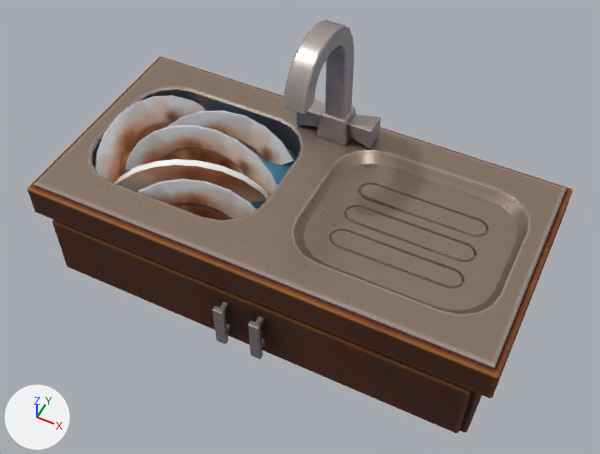
One commit to the glTF model public/overcooked/washSink.gltf: the scene before it, then after it.
The view is the same before and after, from a 50 mm lens placed at (2.14, -4.2, 5.36), pointed at (0.15, -0.24, 0.4). The lights are fixed; the arrows at lower left show +X, +Y and +Z. Where no turn or scale is listed for an object, it has been applied to the vertices. Vertices at the same position are counted once.

Objects in the first picture: 'dirtyPlate1', 'dirtyPlate2', 'dirtyPlate3', 'dirtyPlate4', 'dirtyPlate5', 'washSink'.
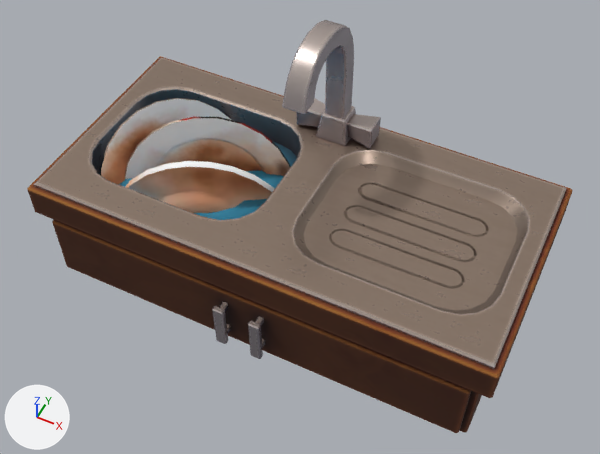
Commit message: update washSink model

Patch to the scene script:
```diff
--- a/public/overcooked/washSink.gltf.py
+++ b/public/overcooked/washSink.gltf.py
@@ me_object_3_001 @@
 me_object_3_001.from_pydata(...)  # 91 vertices, 137 faces; spans x -0.75..0.75, y -0.1..0.01, z 0.0..0.75
 # used by ob_dirtyplate1; parent = ob_dirtyplate; location = (-0.887, -0.00581, 0.0568); rotation_euler = (-0.215, -0.0854, 0.212), in degrees (-12, -4.9, 12)
+# me_object_3_001 part 1: texture (UV) coordinates of 137 of 137 faces, centred in x -0.73..0.74, y -0.09..0.0, z 0.04..0.74, changed; they spanned u 0.03..0.85, v 0.08..0.99 and now span u 0.01..0.98, v 0.09..0.98
 me_object_3_001.materials.append(mat_材质)
@@ me_object_3_006 @@
 me_object_3_006.from_pydata(...)  # 89 vertices, 131 faces; spans x -0.725..0.751, y -0.1..0.01, z -0.194..0.751
 # used by ob_dirtyplate3; parent = ob_dirtyplate; location = (-1.32, 0.0617, 0.0115); rotation_euler = (-0.681, -0.162, 1.426), in degrees (-39, -9.3, 82)
+# me_object_3_006 part 2: texture (UV) coordinates of 131 of 131 faces, centred in x -0.696..0.74, y -0.094..0.003, z -0.065..0.74, changed; they spanned u 0.03..0.85, v 0.05..0.99 and now span u 0.02..0.97, v 0.12..0.98
 me_object_3_006.materials.append(mat_材质)
@@ ob_dirtyplate1 @@
 ob_dirtyplate1.parent = ob_dirtyplate
-ob_dirtyplate1.location = (-0.887, -0.00581, 0.0568)
-ob_dirtyplate1.rotation_euler = (-0.215, -0.0854, 0.212)  # degrees (-12, -4.9, 12)
+ob_dirtyplate1.location = (-0.904, 0.107, 0.094)
+ob_dirtyplate1.rotation_euler = (-0.172, -0.102, 0.499)  # degrees (-10, -5.8, 29)
@@ ob_dirtyplate2 @@
 ob_dirtyplate2.parent = ob_dirtyplate
-ob_dirtyplate2.location = (-0.892, -0.266, -0.043)
-ob_dirtyplate2.rotation_euler = (-1.397, -0.0557, -2.945)  # degrees (-80, -3.2, -169)
+ob_dirtyplate2.location = (-0.819, -0.207, -0.0831)
+ob_dirtyplate2.rotation_euler = (-1.396, -0.0475, -2.921)  # degrees (-80, -2.7, -167)
 ob_dirtyplate2.scale = (2.72, 2.72, 2.72)
@@ ob_dirtyplate3 @@
 ob_dirtyplate3.parent = ob_dirtyplate
-ob_dirtyplate3.location = (-1.32, 0.0617, 0.0115)
-ob_dirtyplate3.rotation_euler = (-0.681, -0.162, 1.426)  # degrees (-39, -9.3, 82)
+ob_dirtyplate3.location = (-1.223, 0.0569, 0.0223)
+ob_dirtyplate3.rotation_euler = (-0.605, -0.134, 1.2)  # degrees (-35, -7.7, 69)
@@ ob_dirtyplate4 @@
-ob_dirtyplate4 = bpy.data.objects.new('dirtyPlate4', me_object_3_005)
-ob_dirtyplate4.location = (-0.871, 0.227, -0.065)
@@ ob_dirtyplate5 @@
-ob_dirtyplate5 = bpy.data.objects.new('dirtyPlate5', me_object_3_004)
-ob_dirtyplate5.location = (-0.684, -0.536, -0.078)
```

Where the change shows, as pixel boxes [x1, y1, x2, y2] in the pictures (600 x 454 px):
'dirtyPlate1', surface changed, moved, turned
    before: [125, 125, 278, 196]
    after: [125, 116, 290, 179]
'dirtyPlate2', moved, turned
    before: [115, 159, 269, 202]
    after: [125, 161, 274, 213]
'dirtyPlate3', surface changed, moved, turned
    before: [95, 95, 206, 183]
    after: [100, 98, 231, 184]
'dirtyPlate5', deleted
    before: [138, 179, 257, 220]
    faces in mat_材质 (picture img_dirtyplate): [140, 180, 255, 220]
    faces in mat_kitchen_utensils_007: [138, 179, 257, 211]
'dirtyPlate4', deleted
    before: [167, 110, 294, 165]
    faces in mat_材质 (picture img_dirtyplate): [170, 112, 293, 165]
    faces in mat_kitchen_utensils_007: [167, 110, 294, 161]
'water', unchanged, uncovered by the edit
    before: [119, 148, 297, 209]
    after: [99, 142, 297, 220]
